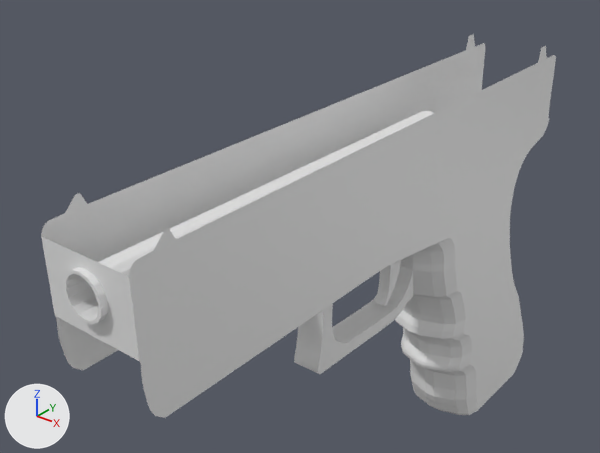
The Blender file glock.blend as it was, and as the next commit left it.
One viewpoint serves both versions: a camera (50 mm lens) standing at (0.1562, -0.2323, 0.1187) and looking at (-0.0311, 0.0019, -0.0264). Every picture has the same lights, and +X, +Y and +Z are marked at lower left.

The older version as bpy lines, for what is in view:
```python
me_cube_001 = bpy.data.meshes.new('Cube.001')
me_cube_001.from_pydata(...)  # 988 vertices, 914 faces; spans x -0.01..0.01, y -0.126..0.144, z -0.709..0.163
ob_body = bpy.data.objects.new('Body', me_cube_001)
ob_body.location = (0.0, 0.0, 0.0)
ob_body.scale = (1.7, 0.988, 0.205)
```
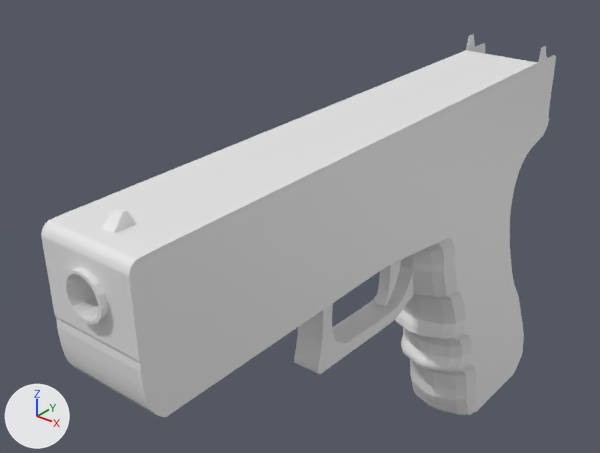
The change, as a list of edits to the scene's bpy script:
```text
Change me_cube_001:
    used by ob_body; location = (0.0, 0.0, 0.0); scale = (1.7, 0.988, 0.205)
    remove me_cube_001.from_pydata(...)  # 988 vertices, 914 faces; spans x -0.01..0.01, y -0.126..0.144, z -0.709..0.163
    add me_cube_001.from_pydata(...)  # 992 vertices, 936 faces; spans x -0.01..0.01, y -0.126..0.144, z -0.709..0.163
    me_cube_001 part 1
    6 vertices are removed from x -0.01..0.01, y -0.122..-0.111, z 0.125..0.146
    4 faces are deleted
    10 vertices are added at x -0.01..0.01, y -0.122..-0.109, z 0.126..0.147
    17 new faces join them
    me_cube_001 part 2
    2 vertices are removed from x -0.01..0.01, y -0.121, z -0.104
    4 faces are deleted
    2 vertices are added at (0.01, -0.12, -0.104), (-0.01, -0.12, -0.104)
    13 new faces join them
```

Pixel boxes (x1, y1, x2, y2) of what changed, in the pictures (600 x 453 px):
'Body', reshaped
    before: (41, 34, 556, 418)
    after: (41, 34, 556, 417)
part 1 of me_cube_001, built on
    before: (45, 43, 555, 263)
    after: (41, 43, 555, 277)
part 2 of me_cube_001, built on
    before: (68, 165, 521, 418)
    after: (55, 165, 521, 417)
